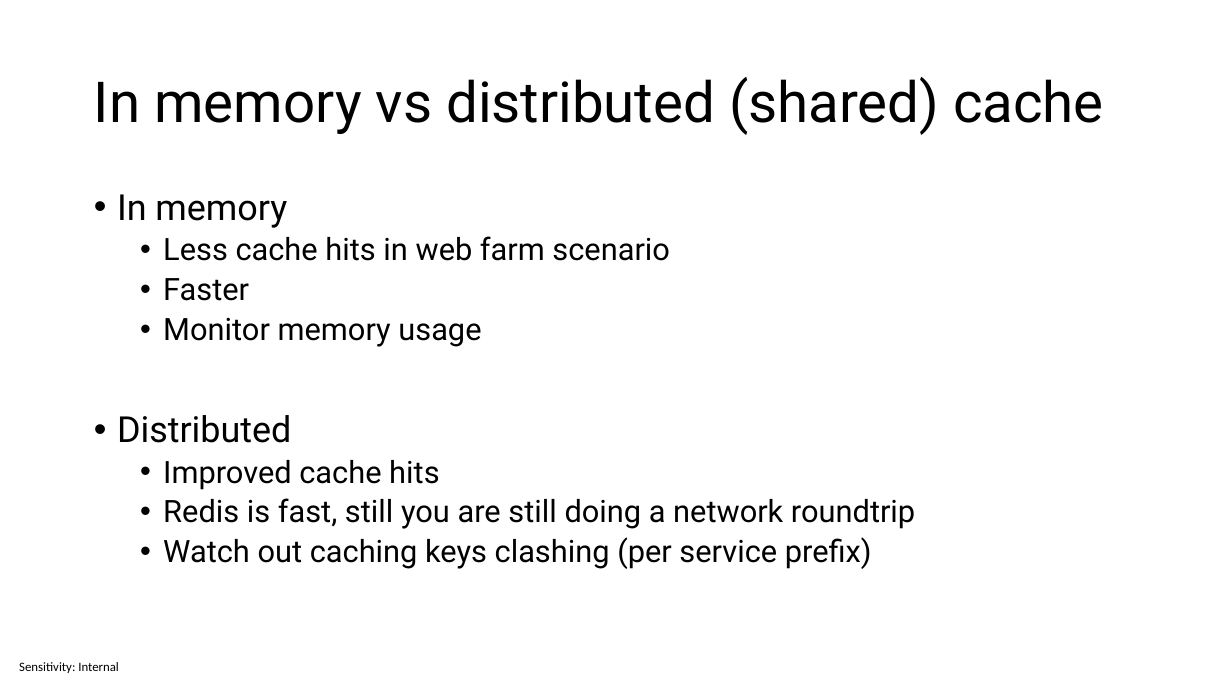
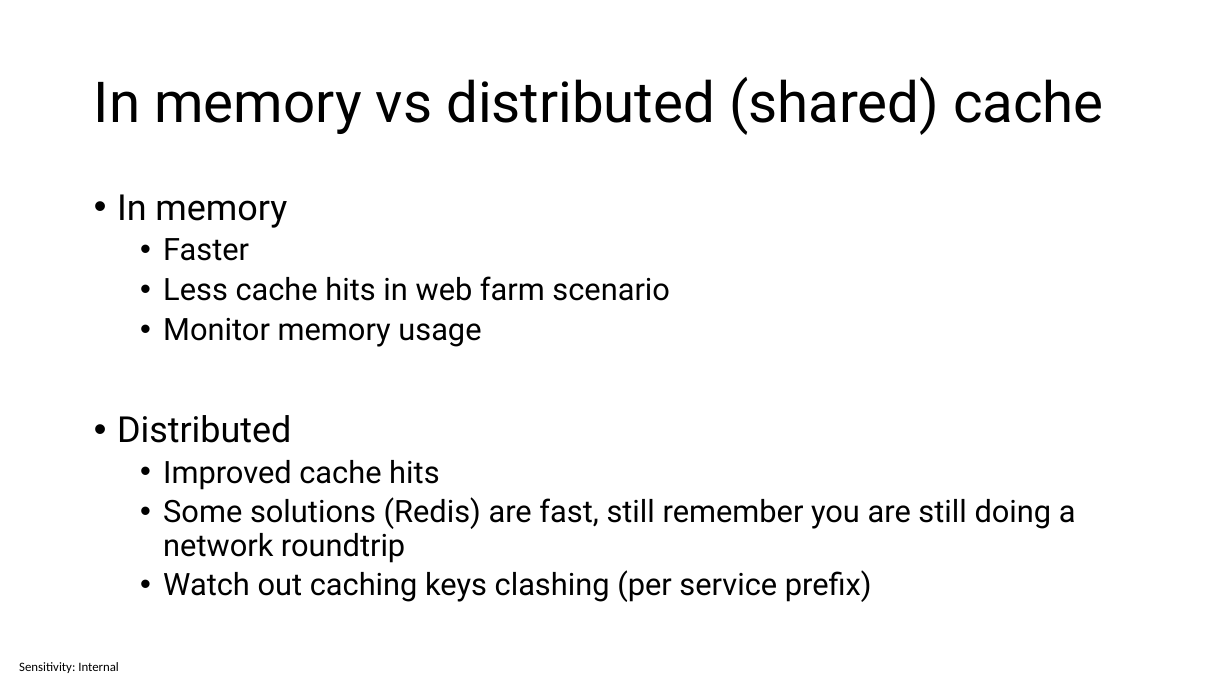
Before and after one commit to sabbadino/cache-like-a-pro-fusion-cache, a slide deck: slide 9 of cache-like-a-pro.pptx. Drawn at 1232x693 pixels with LibreOffice and Linux fonts; fonts in the diff are those of the drawing. Boxes give left, top, right and bottom in pixels: in the first picture for what was removed or moved away, otherwise in the second. Text is boxed around its words. In the diff, an @@ line names an element or a change of style, - is before the commit and + after.

```diff
--- a/cache-like-a-pro.pptx
+++ b/cache-like-a-pro.pptx
@@ text at (163, 238, 249, 261): paragraph added @@
+  • Faster
@@ text at (163, 278, 249, 301): paragraph removed @@
-  • Faster
@@ text at (163, 497, 1076, 563): text changed @@
-  • Redis is fast, still you are still doing a network roundtrip
+  • Some solutions (Redis) are fast, still remember you are still doing a network roundtrip
```
Also in this commit, not shown: 6 other slides changed, 2 slides added.
